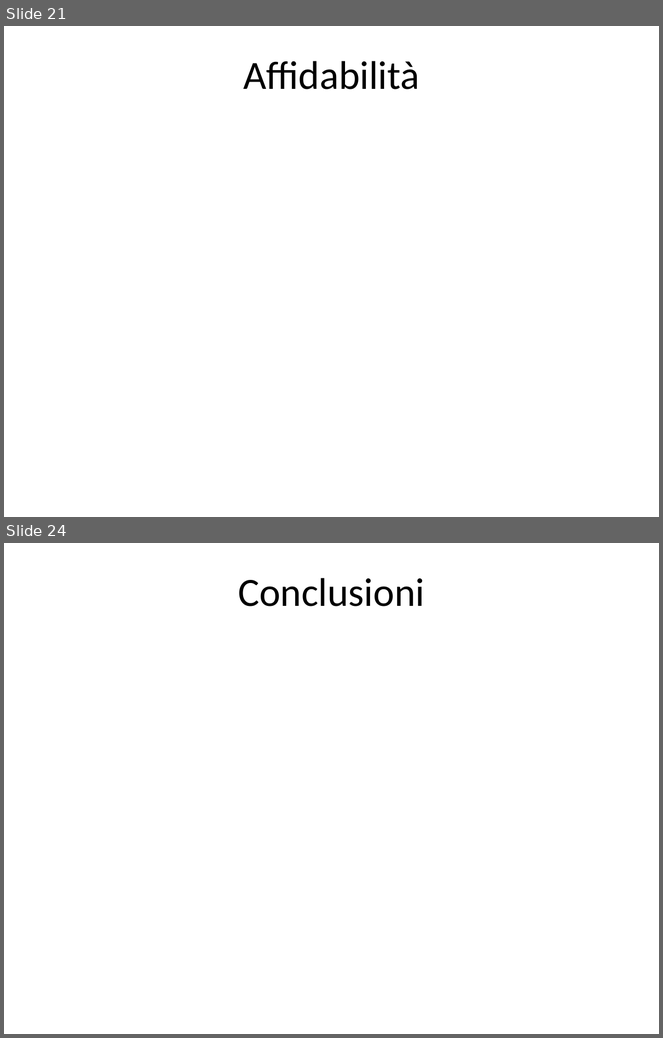
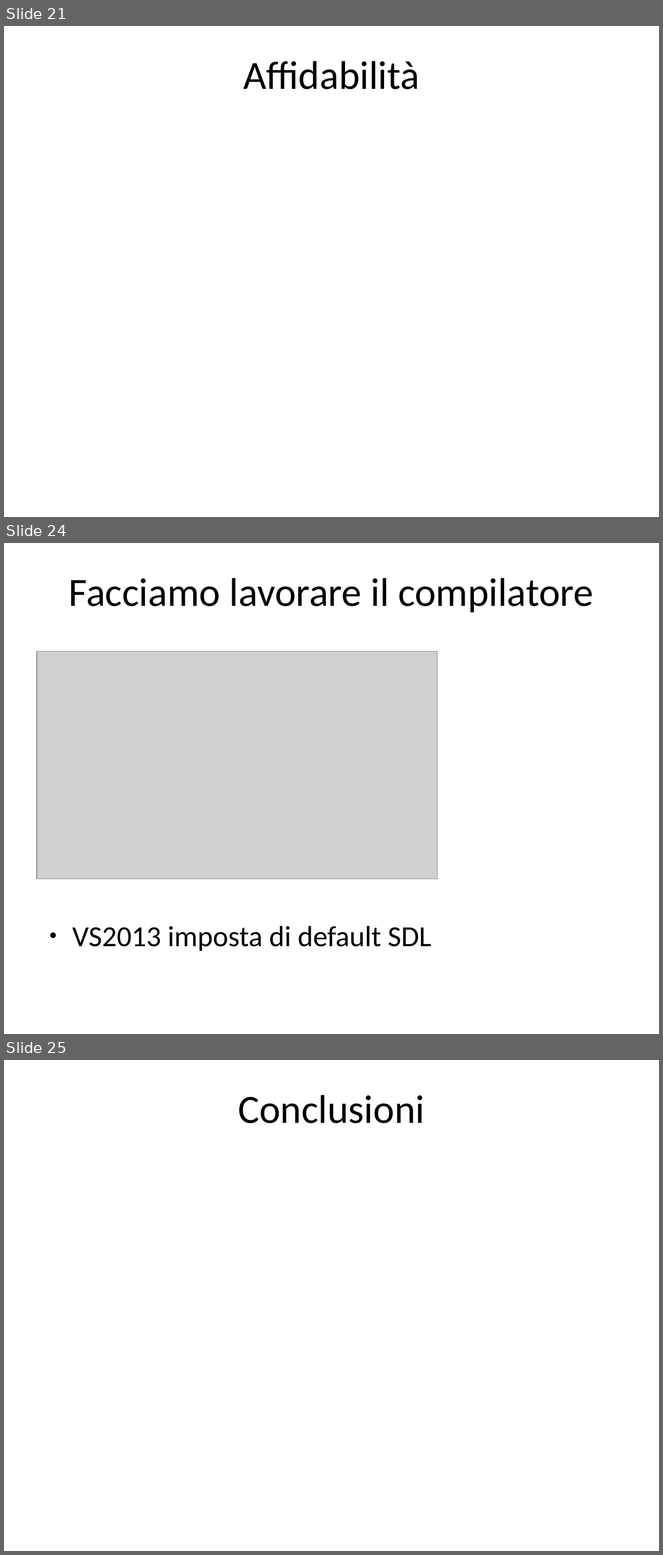
Before and after one commit to rramirez-tec-mx/Repo, a slide deck: La salute del software.odp. Shown one above the other, each under a label of ours: slides 21 and 24 before the commit, slides 21, 24 and 25 after it; the slides between them are not shown. The pictures are 663x1038 and 663x1555 pixels, drawn with LibreOffice and Linux fonts; fonts in the diff are those of the drawing; grey boxes stand for pictures. Boxes give left, top, right and bottom in pixels: in the first picture for what was removed or moved away, otherwise in the second. Text is boxed around its words. In the diff, an @@ line names an element or a change of style, - is before the commit and + after.

```diff
--- a/La salute del software.odp
+++ b/La salute del software.odp
@@ slide 24 added at (4,543,659,1034), background #FFFFFF @@
@@ title added at (69,578,594,613), 44 pt, text #000000 @@
+Facciamo lavorare il compilatore
@@ picture added at (37,651,437,879) @@
@@ text added at (72,926,431,951), 32 pt, text #000000 @@
+● VS2013 imposta di default SDL
@@ what was slide 24 is now slide 25 @@
```
Also in this commit, not shown: 2 other slides added, 2 slides removed.
